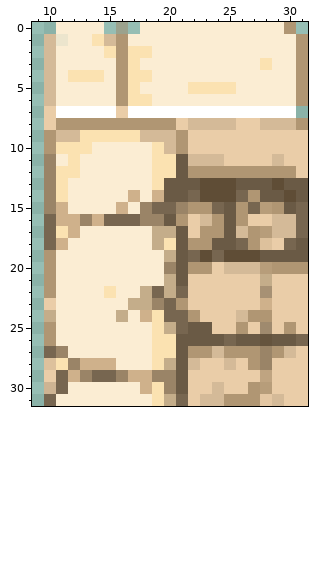
File history of a pixel-art sprite, Assets/Sprites/DesertTownWall/desertTownWallTopLeftCorner.png. Above: the version before the commit.
The file is 32x32 pixels. Pixels under 10% opacity are left out. Colours within 5 levels of each other are drawn and written as one. Shown: x 9..31, y 0..31.
The same view after the edit:
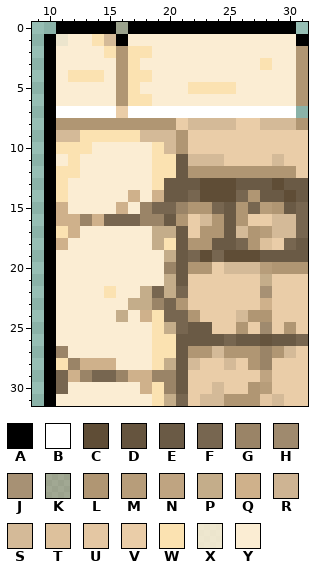
Palette (. is transparent): A #000000  B #ffffff  C #5f4d36  D #65543e  E #6a5a45  F #776650  G #9a8467  H #9f8a6e  J #a79174  K #ac92717f  L #b09673  M #b79d7a  N #bfa481  P #c4ad8a  Q #cfb18b  R #ceb493  S #d4ba98  T #ddc19c  U #e4c7a3  V #eacda8  W #fbe2b1  X #fbedd3de  Y #fbedd3
Author's note on the commit: Outlined Desert Walls
The edit:
y 0: x 11..15 YYYY. -> AAAAA; x 17..30 .YYYYYYYYYYYYL -> AAAAAAAAAAAAAA
y 1: x 10 S -> A; x 16 L -> A; x 31 L -> A
y 2..6: x 10 S -> A
y 7..8: x 10 V -> A
y 9..10: x 10 L -> A
y 11..15: x 10 G -> A
y 16..18: x 10 F -> A
y 19..22: x 10 L -> A
y 23: x 10 V -> A
y 24: x 10 P -> A
y 25..26: x 10 L -> A
y 27: x 10 F -> A
y 28: x 10 T -> A
y 29: x 10 V -> A
y 30: x 10 R -> A
y 31: x 10 F -> A
Pixel boxes of the changes (left, top, right, bottom) in both pictures:
changed: (44, 22, 308, 406)
